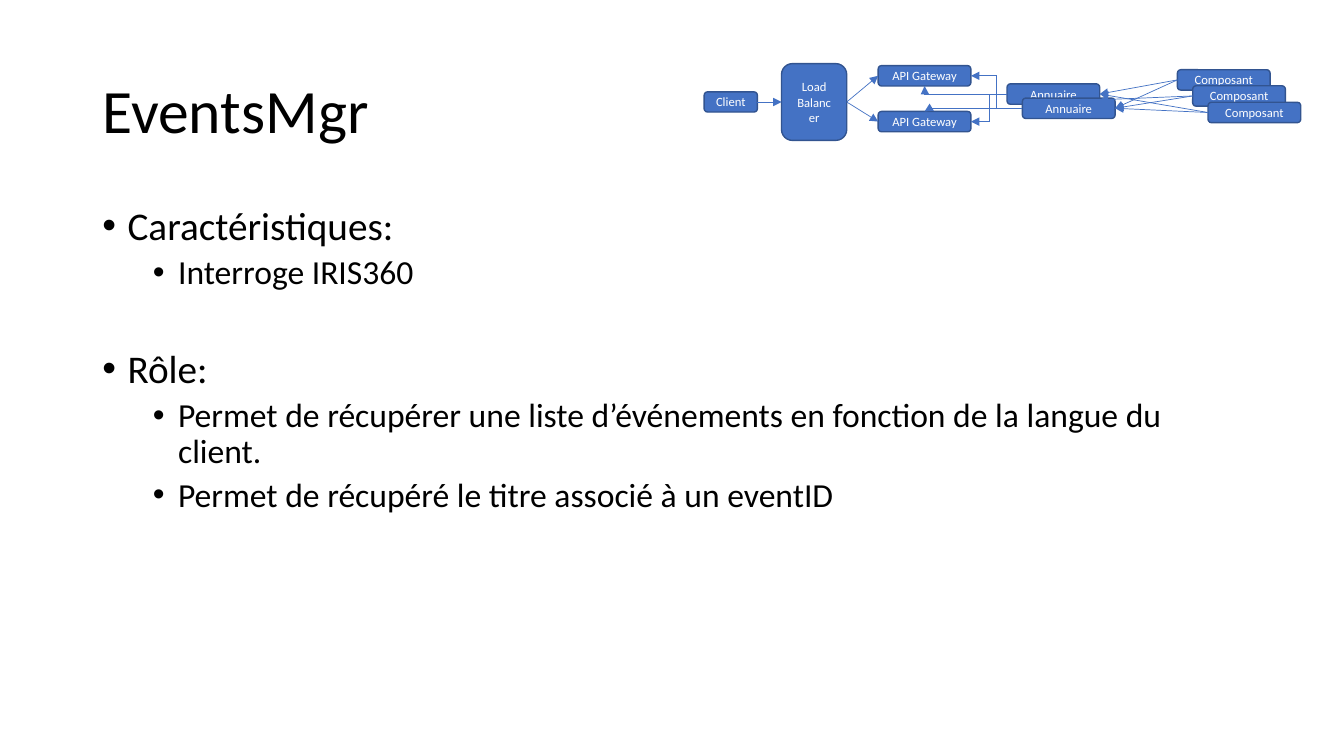
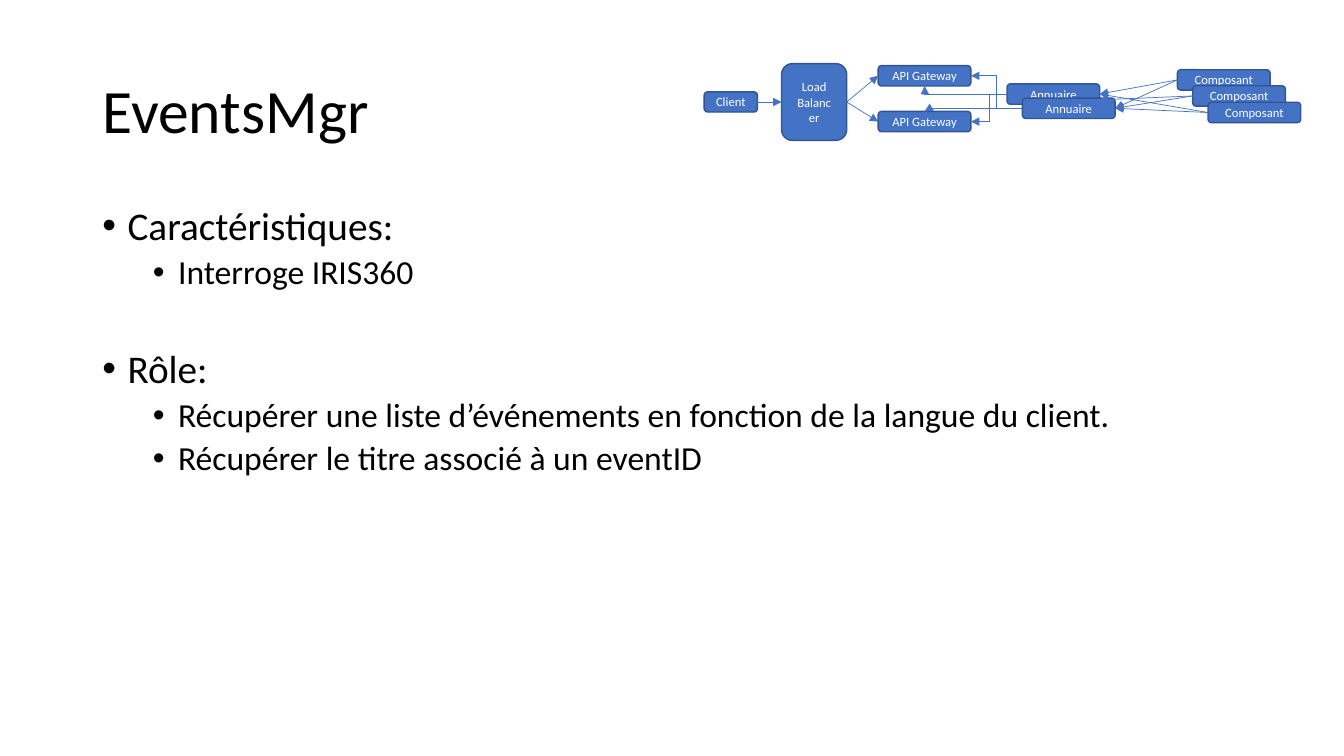
Before and after one commit to apulcino/MSAFO, a slide deck: slide 11 of maquette.pptx. Drawn at 1344x756 pixels with LibreOffice and Linux fonts; fonts in the diff are those of the drawing. Boxes give left, top, right and bottom in pixels: in the first picture for what was removed or moved away, otherwise in the second. Text is boxed around its words. In the diff, an @@ line names an element or a change of style, - is before the commit and + after.

```diff
--- a/maquette.pptx
+++ b/maquette.pptx
@@ text at <box>178,403,1109,476</box>: text changed @@
-  • Permet de récupérer une liste d’événements en fonction de la langue du client.
-  • Permet de récupéré le titre associé à un eventID
+  • Récupérer une liste d’événements en fonction de la langue du client.
+  • Récupérer le titre associé à un eventID
```
Also in this commit, not shown: 4 other slides changed.
